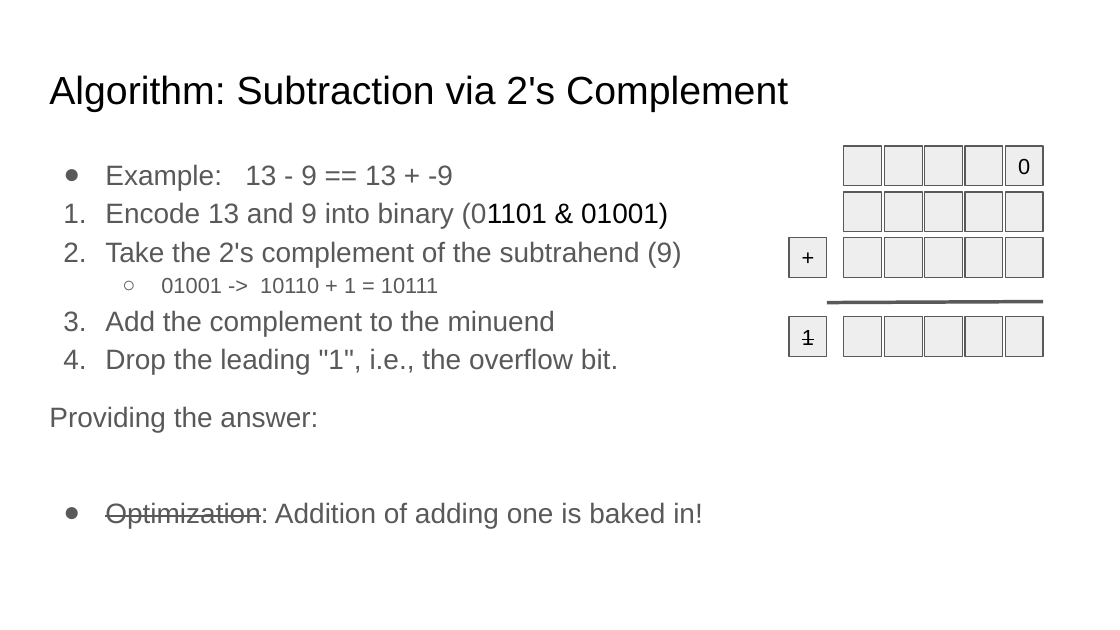
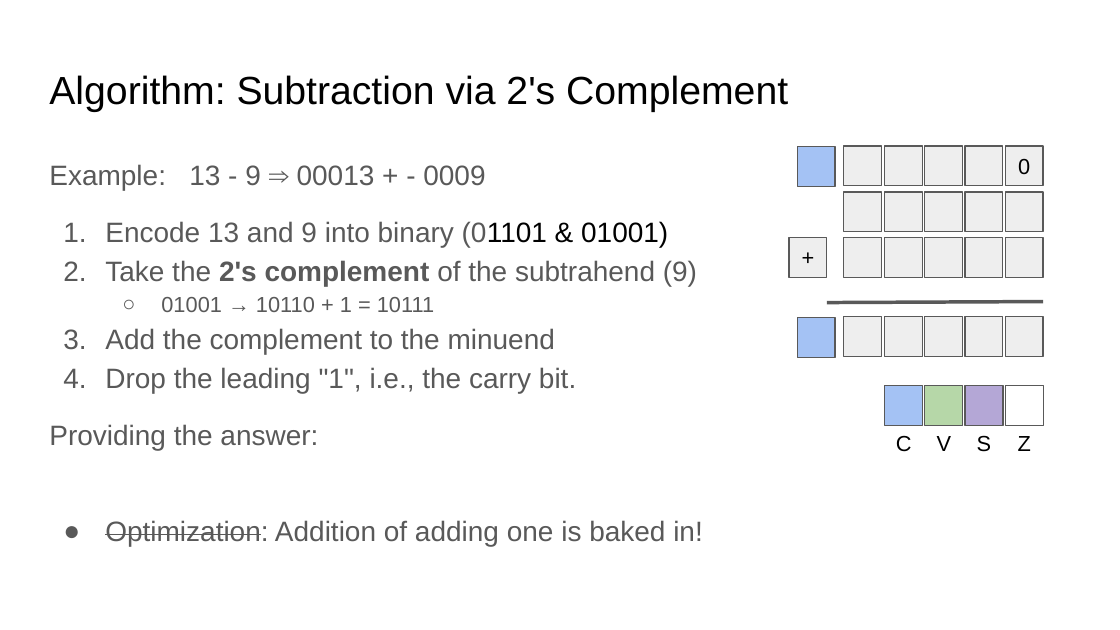
Before and after one commit to COMP122/comp122-s22, a slide deck: slide 15 of format_encodings/documents/Base2_ Encoding and Mathematical Operations.pptx (slide 14 before the commit). Drawn at 1120x630 pixels with LibreOffice and Linux fonts; fonts in the diff are those of the drawing. Boxes give left, top, right and bottom in pixels: in the first picture for what was removed or moved away, otherwise in the second. Text is boxed around its words. In the diff, an @@ line names an element or a change of style, - is before the commit and + after.

```diff
--- a/format_encodings/documents/Base2_ Encoding and Mathematical Operations.pptx
+++ b/format_encodings/documents/Base2_ Encoding and Mathematical Operations.pptx
@@ rectangle added at [797,147,836,187], fill #A4C2F4, outline #595959 0.75 pt @@
@@ text at [49,164,485,190]: text changed @@
-● Example: 13 - 9 == 13 + -9
+Example: 13 - 9 ⇒ 00013 + - 0009
@@ text at [105,221,697,286]: bold on in "2's complement"; more space between paragraphs @@
@@ text at [161,297,434,312]: text changed @@
-  ○ 01001 -> 10110 + 1 = 10111
+  ○ 01001 → 10110 + 1 = 10111
@@ rectangle removed at [788,317,827,357] @@
-1
@@ rectangle added at [797,318,836,358], fill #A4C2F4, outline #595959 0.75 pt @@
@@ text at [105,367,576,393]: text changed @@
-4. Drop the leading "1", i.e., the overflow bit.
+4. Drop the leading "1", i.e., the carry bit.
@@ group added at [885,385,1044,452]: 4 rectangles, 4 texts @@
+C
+V
+S
+Z
```
Also in this commit, not shown: 18 other slides changed, 2 slides added, 1 slide removed, 12 other files.
